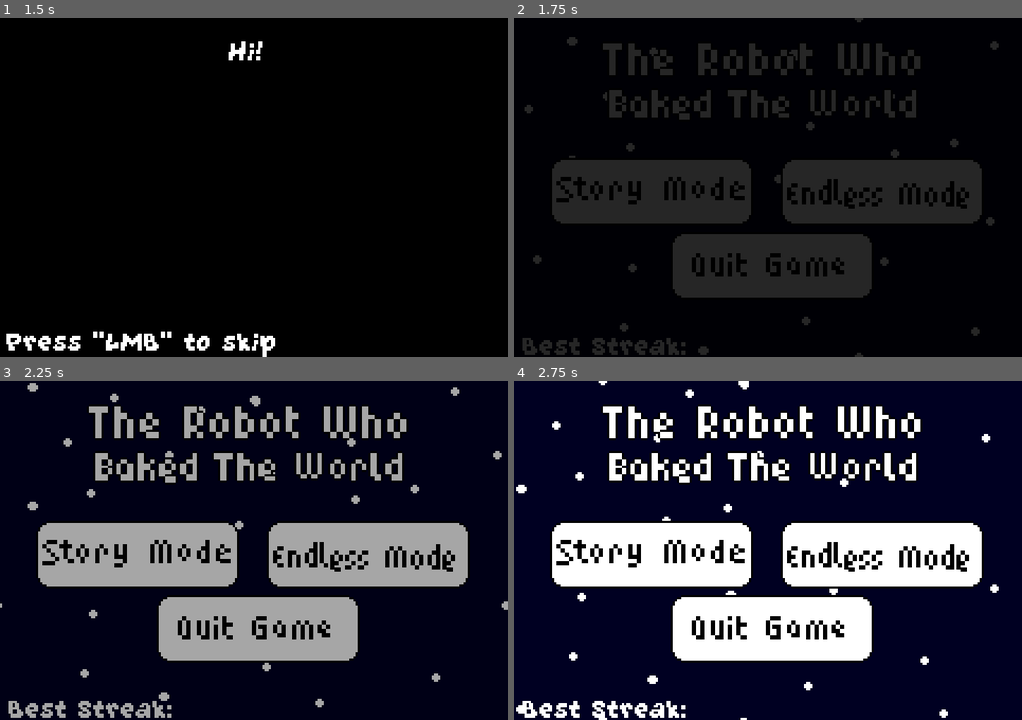
Above: before the commit, frames 1-4 (two rows, left to right).
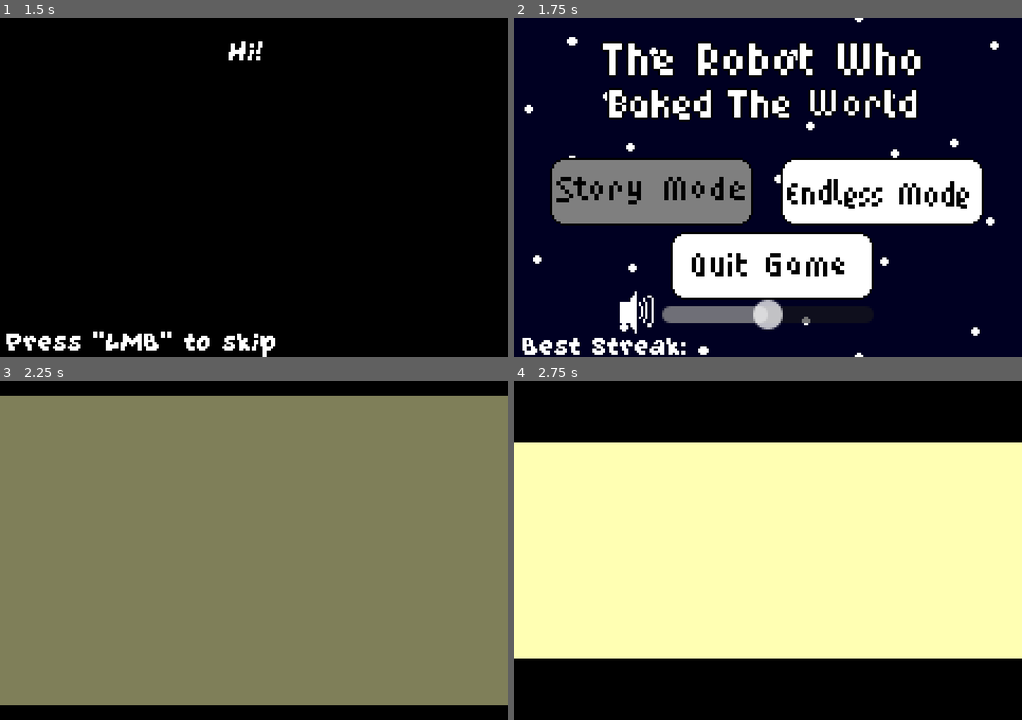
Above: after the commit, the same moments.

Repository: emmetl913/GMTK2024
Game: Godot game, scene res://worlds/instruction_screen.tscn
The game is run twice, just before and just after one commit, with the same random seed, the same clock (stepped at 60 frames per second) and the same inputs. The engine's default icon, where the game draws it, is replaced by a stand-in: a white triangle on a blue panel in a dark square. Sound files missing from this copy of the repository are replaced by a short silence.
Inputs (mouse positions are in pixels of both pictures, inside the frame that each line leads up to):
- Up to frame 1 (1.5 s): move the mouse to (365, 170) at 0.52 s; hold A (A) 0.53-1.28 s; tap D (D) at 0.8, 1.35 s; tap Enter at 1.25 s; move the mouse to (152, 204) at 1.27 s
- Up to frame 2 (1.75 s): click (666, 204) at 1.55 s
- Up to frame 3 (2.25 s): click (137, 553) at 2 s
- Up to frame 4 (2.75 s): no input

Frame 1 is identical in both runs. In frame 2, 91% of the frame differs, in the area x 0-100%, y 0-100%; in frame 3, 92%; in frame 4, 98%.

Commit message:
volume slider

Diff:
--- a/menus/MainMenu.gd
+++ b/menus/MainMenu.gd
@@ -4,6 +4,7 @@
 # Called when the node enters the scene tree for the first time.
 func _ready():
 	SaveData.load_data()
+	$HSlider.value = AudioServer.get_bus_volume_db(0)+50
 	$AnimationPlayerFirst.play("fade_to_normal")
 	if SaveData.beat_story_mode:
 		$ColorRect.visible = false
@@ -47,3 +48,12 @@
 
 func _on_animation_player_first_animation_finished(anim_name):
 	$FadeFirst.visible = false
+
+
+func _on_h_slider_drag_ended(value_changed):
+	if $HSlider.value == 0:
+		AudioServer.set_bus_volume_db(0, -100000000000000000)
+
+
+func _on_h_slider_value_changed(value):
+	AudioServer.set_bus_volume_db(0, ($HSlider.value - 50) *0.5)
--- a/menus/MainMenu.tscn
+++ b/menus/MainMenu.tscn
@@ -12,6 +12,7 @@
 [ext_resource type="Texture2D" uid="uid://b4ra04citd15y" path="res://Buttons/QuitbuttonHover.png" id="7_f1gjk"]
 [ext_resource type="AudioStream" uid="uid://cdmtpmso18cgh" path="res://assets/music/FlyingThroughSpace.wav" id="11_bck32"]
 [ext_resource type="FontFile" uid="uid://dy03qa2n13w83" path="res://fonts/GrapeSoda.ttf" id="12_2wr2a"]
+[ext_resource type="Texture2D" uid="uid://ba28gejpljuoq" path="res://assets/sprites/volume.png" id="13_rqxt5"]
 
 [sub_resource type="ShaderMaterial" id="ShaderMaterial_aqxsr"]
 shader = ExtResource("2_kn8lr")
@@ -245,7 +246,28 @@
 text = "Best Streak: "
 label_settings = SubResource("LabelSettings_g3bxd")
 
+[node name="HSlider" type="HSlider" parent="."]
+z_index = 1
+texture_filter = 1
+layout_mode = 0
+offset_left = 70.0
+offset_top = 132.0
+offset_right = 170.0
+offset_bottom = 148.0
+
+[node name="TextureRect" type="TextureRect" parent="."]
+z_index = 1
+texture_filter = 1
+layout_mode = 0
+offset_left = 49.0
+offset_top = 129.0
+offset_right = 89.0
+offset_bottom = 169.0
+scale = Vector2(0.5, 0.5)
+texture = ExtResource("13_rqxt5")
+
 [node name="FadeFirst" type="ColorRect" parent="."]
+visible = false
 z_index = 1
 layout_mode = 0
 offset_right = 240.0
@@ -260,4 +282,7 @@
 [connection signal="pressed" from="Start" to="." method="_on_start_pressed"]
 [connection signal="pressed" from="Endless" to="." method="_on_endless_pressed"]
 [connection signal="pressed" from="Exit" to="." method="_on_exit_pressed"]
+[connection signal="changed" from="HSlider" to="." method="_on_h_slider_changed"]
+[connection signal="drag_ended" from="HSlider" to="." method="_on_h_slider_drag_ended"]
+[connection signal="value_changed" from="HSlider" to="." method="_on_h_slider_value_changed"]
 [connection signal="animation_finished" from="AnimationPlayerFirst" to="." method="_on_animation_player_first_animation_finished"]
Binary file added: assets/sprites/volume.png
Not shown, added: assets/sprites/volume.png.import
Not shown, added: export_presets.cfg
Not shown: 1 places in menus/MainMenu.tscn that only renumber resources
